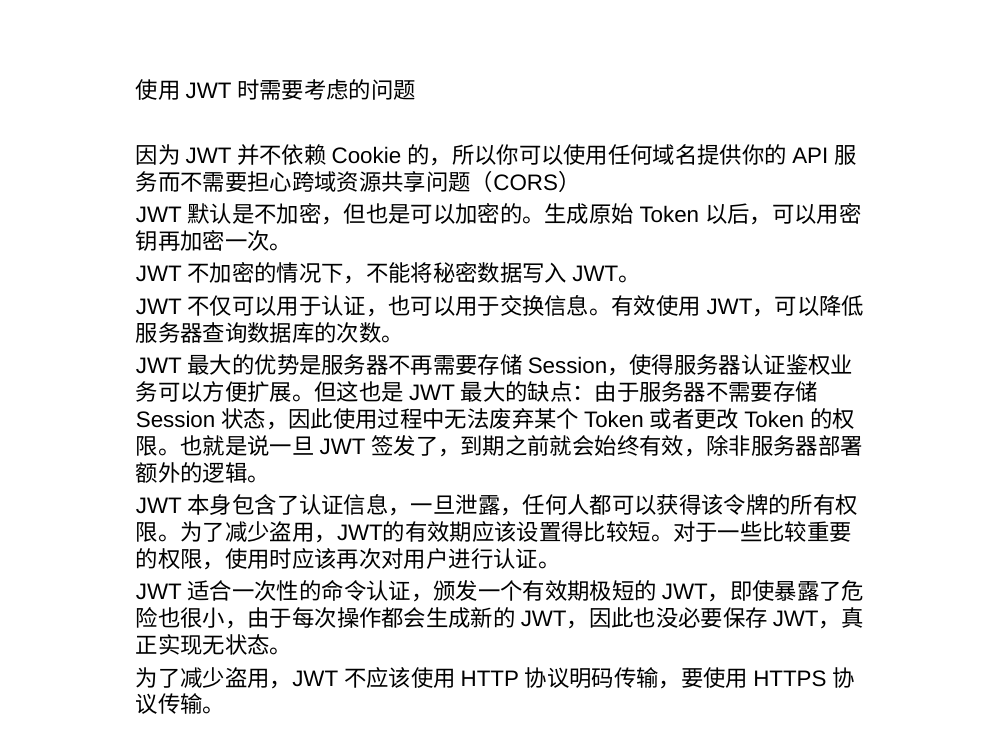
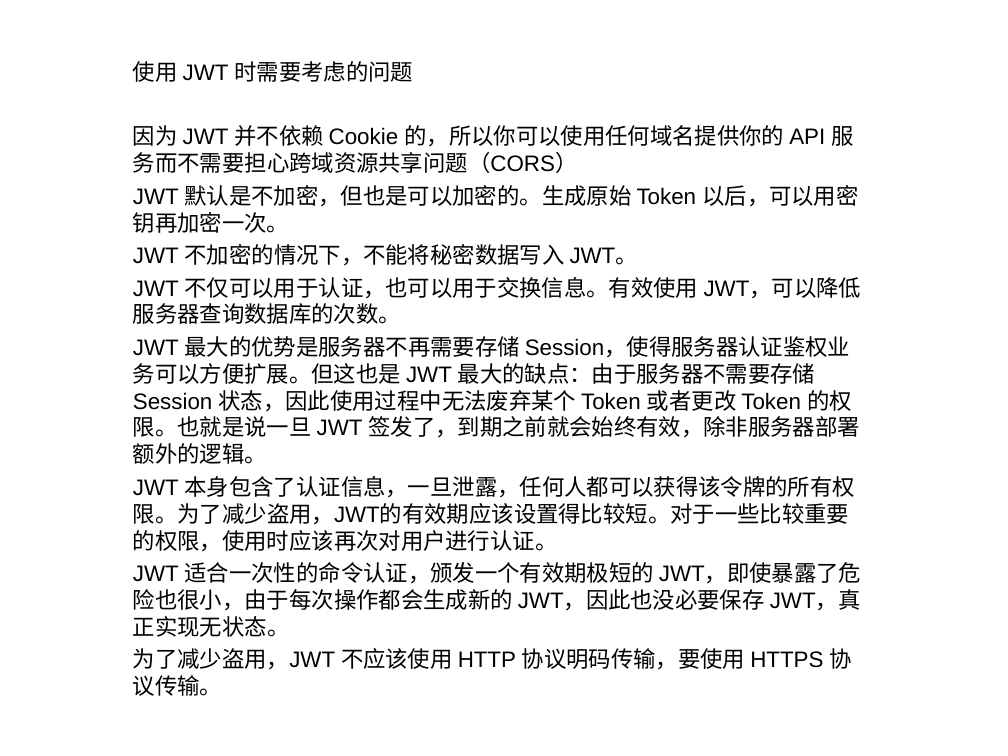
Before and after one commit to liyongjava36/oauth, a slide deck: slide 11 of 123.ppt. Drawn at 1008x756 pixels with LibreOffice and Linux fonts; fonts in the diff are those of the drawing. Boxes give left, top, right and bottom in pixels: in the first picture for what was removed or moved away, otherwise in the second. Text is boxed around its words. In the diff, an @@ line names an element or a change of style, - is before the commit and + after.

```diff
--- a/123.ppt
+++ b/123.ppt
@@ subtitle "使用 JWT 时需要考虑的问题": place and size @@
-subtitle "使用 JWT 时需要考虑的问题" at (136, 79, 865, 714)
+subtitle "使用 JWT 时需要考虑的问题" at (133, 61, 862, 696)
```
Also in this commit, not shown: 1 other slide changed, 1 slide added, 1 slide removed.
